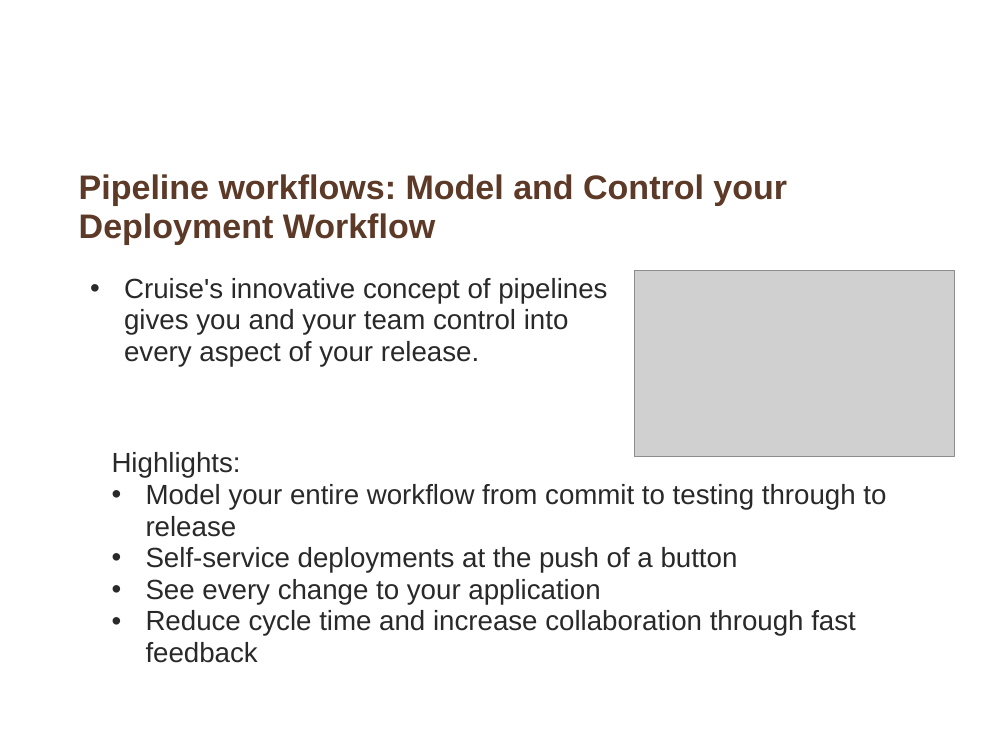
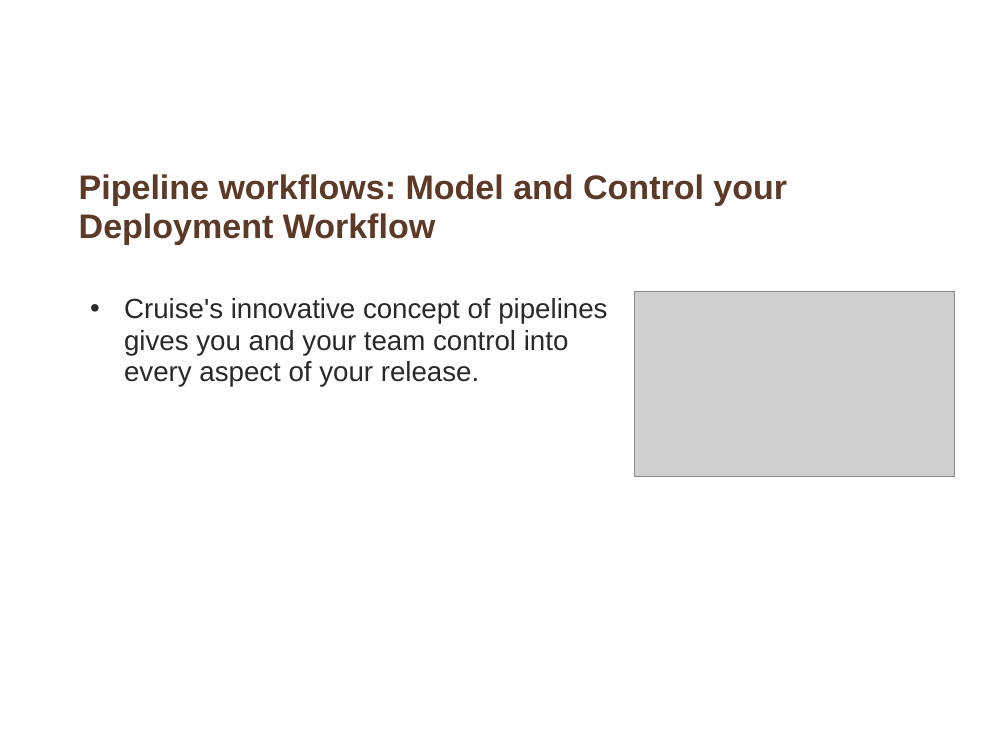
Before and after one commit to whimet/cruisetraining, a slide deck: slide 3 of Core_features_of_Cruise.ppt. Drawn at 1008x756 pixels with LibreOffice and Linux fonts; fonts in the diff are those of the drawing; grey boxes stand for pictures; background and template pictures are left out. Boxes give left, top, right and bottom in pixels: in the first picture for what was removed or moved away, otherwise in the second. Text is boxed around its words. In the diff, an @@ line names an element or a change of style, - is before the commit and + after.

```diff
--- a/Core_features_of_Cruise.ppt
+++ b/Core_features_of_Cruise.ppt
@@ text "Cruise's innovative concept of pipelines ...": place and size @@
-text "Cruise's innovative concept of pipelines ..." at [124,278,607,366]
+text "Cruise's innovative concept of pipelines ..." at [124,298,607,387]
@@ picture: place and size @@
-picture at [634,271,954,457]
+picture at [634,291,954,477]
@@ text removed at [112,452,886,663] @@
-  Highlights:
-  • Model your entire workflow from commit to testing through to release
-  • Self-service deployments at the push of a button
-  • See every change to your application
-  • Reduce cycle time and increase collaboration through fast feedback
```
Also in this commit, not shown: 5 other slides changed, 1 slide removed, 1 other file.
